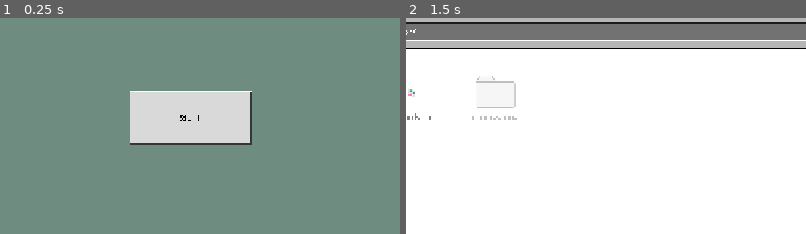
Above: before the commit, frames 1-2 (left to right).
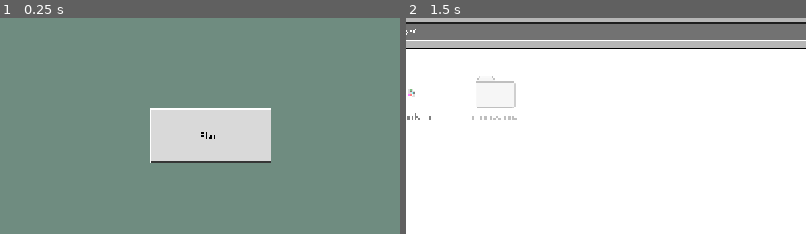
Above: after the commit, the same moments.

Repository: MunnChai/GMTKGameJam2025
Game: Godot game, scene res://game.tscn
Two runs of this game, one before a commit and one after it. Both use one fixed random seed, a clock stepped at 60 frames per second and the inputs below.
Inputs (mouse positions are % of the whole screen's width and height, from its top left):
- Up to frame 1 (0.25 s): no input
- Up to frame 2 (1.5 s): click "Start" at 0.5 s; click (5, 5) at 1.27 s
The pictures show only the part of the screen within x 24-74%, y 21-71%; the shares and areas given below are measured in that part.

The runs differ from the first frame. In frame 1, 7.3% of the frame differs, in the area x 32-68%, y 33-68%; in frame 2, nothing differs.

Commit message:
Tweak start screen, center button, use pointing hand cursor

Diff:
--- a/game/gmtkgamejam2025/start_screen.tscn
+++ b/game/gmtkgamejam2025/start_screen.tscn
@@ -20,9 +20,17 @@
 
 [node name="StartButton" type="Button" parent="CanvasLayer"]
 unique_name_in_owner = true
-offset_left = 511.0
-offset_top = 289.0
-offset_right = 706.0
-offset_bottom = 376.0
+anchors_preset = 8
+anchor_left = 0.5
+anchor_top = 0.5
+anchor_right = 0.5
+anchor_bottom = 0.5
+offset_left = -97.5
+offset_top = -43.5
+offset_right = 97.5
+offset_bottom = 43.5
+grow_horizontal = 2
+grow_vertical = 2
+mouse_default_cursor_shape = 2
 theme = ExtResource("2_pevhg")
 text = "Start"
Not shown: 1 places in game/gmtkgamejam2025/desktop/task_bar/task_bar.tscn that only renumber resources
Not shown: 1 places in game/gmtkgamejam2025/game.tscn that only renumber resources
Not shown: 1 places in game/gmtkgamejam2025/start_screen.tscn that only renumber resources
